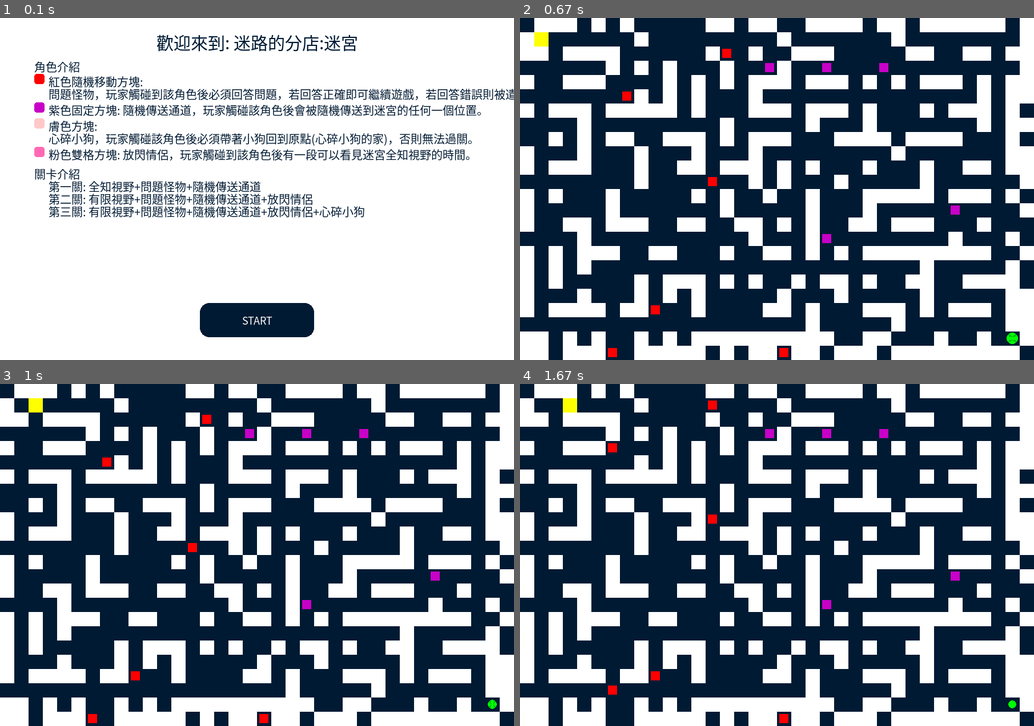
Above: before the commit, frames 1-4 (two rows, left to right).
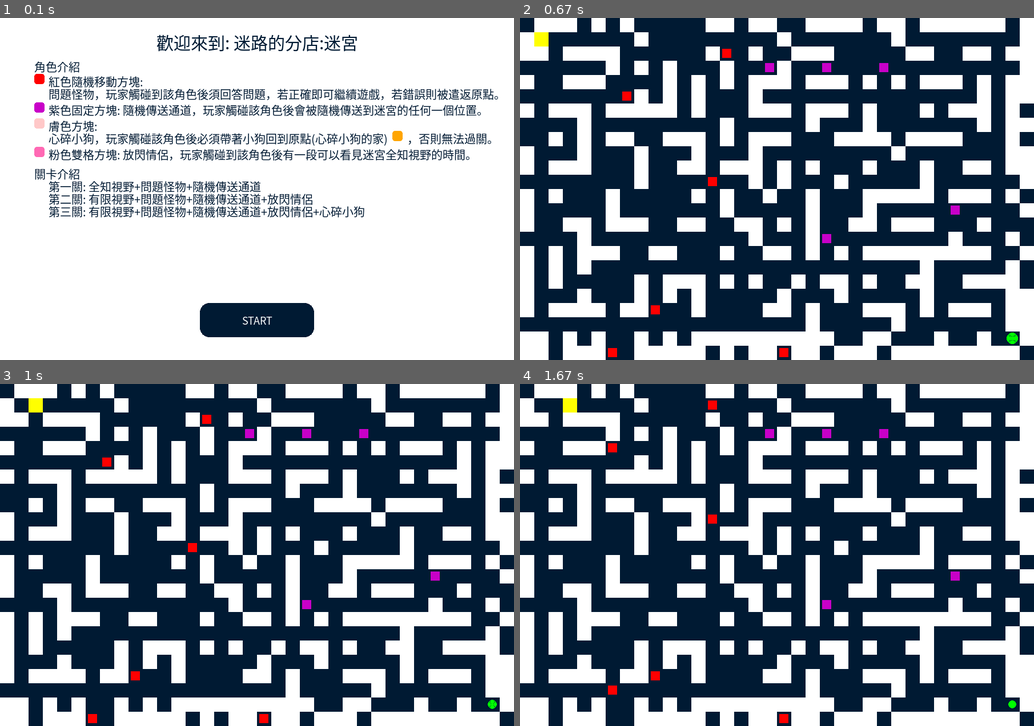
Above: after the commit, the same moments.

Repository: RileyTseng/Pygame
Game: pygame game, started from main.py
Two runs of this game, one before a commit and one after it. Both use one fixed random seed, a clock stepped at 60 frames per second and the inputs below.
Inputs:
- Up to frame 1 (0.1 s): no input
- Up to frame 2 (0.67 s): tap Space at 0.33 s
- Up to frame 3 (1 s): hold Right from 0.67 s (still down)
- Up to frame 4 (1.67 s): release Right at 1.13 s; hold Right from 1.5 s (still down)

The runs differ from the first frame. In frame 1, 1.6% of the frame differs, in the area x 40-100%, y 20-37%; in frame 2, nothing differs; in frame 3, nothing differs; in frame 4, nothing differs.

Commit message:
第三關修改

Diff:
--- a/main.py
+++ b/main.py
@@ -335,11 +335,14 @@
                 print(new_msg)
             else:
                 show_victory = True
-                pygame.time.set_timer(pygame.USEREVENT, 2000, loops=1)
-
-                if level < 3:
-                    level += 1
-                    generate_maze_for_next_level()
+                if level == 3:
+                    # 第三關勝利，5 秒後自動關閉
+                    pygame.time.set_timer(pygame.USEREVENT + 1, 5000, loops=1)
+                else:
+                    pygame.time.set_timer(pygame.USEREVENT, 2000, loops=1)
+                    if level < 3:
+                        level += 1
+                        generate_maze_for_next_level()
 
         # ★ 處理傳送陷阱：如果踩到 trap，則立即傳送至地圖上另一個隨機非牆位置（排除出口與其他陷阱），並且移除該陷阱
         if (nx, ny) in traps:
@@ -806,6 +809,9 @@
                     quiz_current['input'] += event.text
         elif event.type==pygame.USEREVENT:
             generate_maze()
+        elif event.type == pygame.USEREVENT + 1:
+            # 第三關勝利後 5 秒自動關閉
+            running = False
         elif event.type == pygame.MOUSEBUTTONDOWN:
             # if quiz overlay active, clicking inside the input box gives it focus
             if quiz_active and quiz_current is not None:
@@ -874,9 +880,10 @@
         info_font = pygame.font.Font(font_path, info_font_size) if font_path else pygame.font.SysFont(None, info_font_size)
         y = 70
         max_width = WIDTH - 110  # 85起始 + 25邊界
+
         # 角色圖示資料: (顏色, 說明)
         role_icons = [
-            (QUIZ_MONSTER_COLOR, "紅色隨機移動方塊: 問題怪物，玩家觸碰到該角色後必須回答問題，若回答正確即可繼續遊戲，若回答錯誤則被遣返原點。"),
+            (QUIZ_MONSTER_COLOR, "紅色隨機移動方塊: 問題怪物，玩家觸碰到該角色後須回答問題，若正確即可繼續遊戲，若錯誤則被遣返原點。"),
             (TRAP_COLOR, "紫色固定方塊: 隨機傳送通道，玩家觸碰該角色後會被隨機傳送到迷宮的任何一個位置。"),
             (PUPPY_COLOR, "膚色方塊: 心碎小狗，玩家觸碰該角色後必須帶著小狗回到原點(心碎小狗的家)，否則無法過關。"),
             (MONSTER_COLOR, "粉色雙格方塊: 放閃情侶，玩家觸碰到該角色後有一段可以看見迷宮全知視野的時間。"),
@@ -888,13 +895,20 @@
         for color, desc in role_icons:
             # 畫方塊圖示
             pygame.draw.rect(screen, color, (60, y+2, 18, 18), border_radius=4)
-            # 文字自動換行
-            words = desc.split(' ')
+            # 文字自動換行，並在「心碎小狗的家」後加橘色方塊
+            if color == PUPPY_COLOR:
+                # 將『心碎小狗的家』替換為帶有標記的特殊字串
+                mark = "[HOME_ICON]"
+                desc_mod = desc.replace("心碎小狗的家)", "心碎小狗的家)" + mark)
+                words = desc_mod.split(' ')
+            else:
+                mark = None
+                words = desc.split(' ')
             line = ''
             lines = []
             for word in words:
                 test_line = line + ('' if line == '' else ' ') + word
-                if info_font.size(test_line)[0] > max_width:
+                if info_font.size(test_line.replace(mark or '', ''))[0] > max_width:
                     if line:
                         lines.append(line)
                     line = word
@@ -903,8 +917,25 @@
             if line:
                 lines.append(line)
             for i, l in enumerate(lines):
-                text = info_font.render(l, True, (0,26,51))
-                screen.blit(text, (85, y + i * (info_font_size + 2)))
+                # 若有標記，分割顯示
+                if color == PUPPY_COLOR and mark and mark in l:
+                    before, after = l.split(mark)
+                    text = info_font.render(before, True, (0,26,51))
+                    text_x = 85
+                    y_pos = y + i * (info_font_size + 2)
+                    screen.blit(text, (text_x, y_pos))
+                    # 畫橘色方塊
+                    icon_x = text_x + text.get_width() + 8
+                    icon_y = y_pos + 2
+                    pygame.draw.rect(screen, START_COLOR, (icon_x, icon_y, 18, 18), border_radius=4)
+                    # 若標記後還有文字，繼續顯示
+                    if after.strip():
+                        text2 = info_font.render(after, True, (0,26,51))
+                        screen.blit(text2, (icon_x + 18 + 8, y_pos))
+                else:
+                    text = info_font.render(l, True, (0,26,51))
+                    text_x = 85
+                    screen.blit(text, (text_x, y + i * (info_font_size + 2)))
             y += (info_font_size + 2) * len(lines) + 6
 
         y += 6
